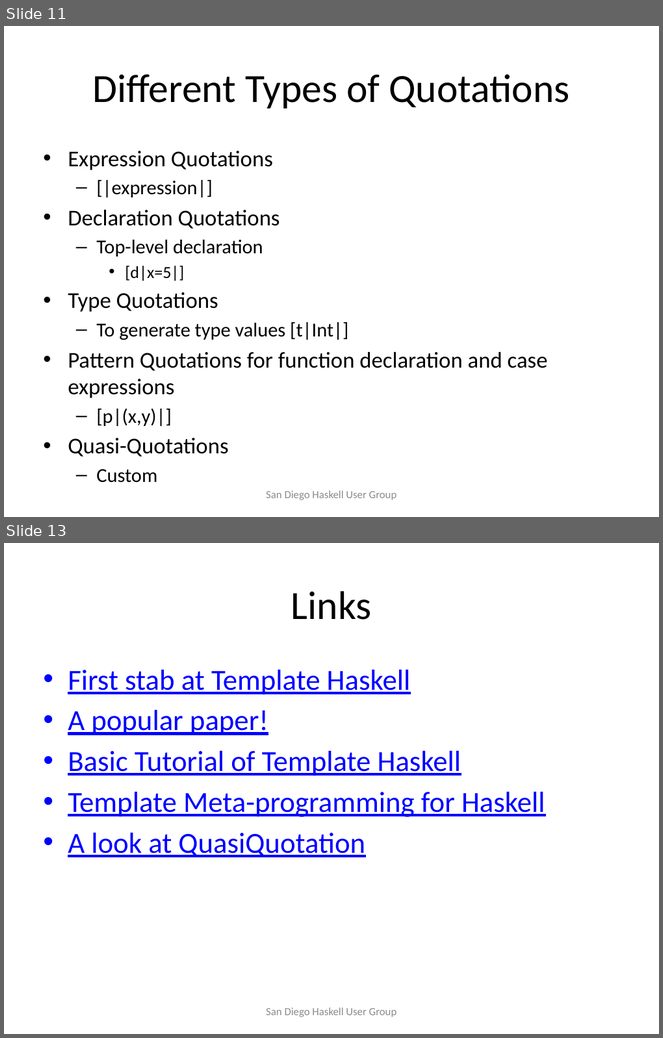
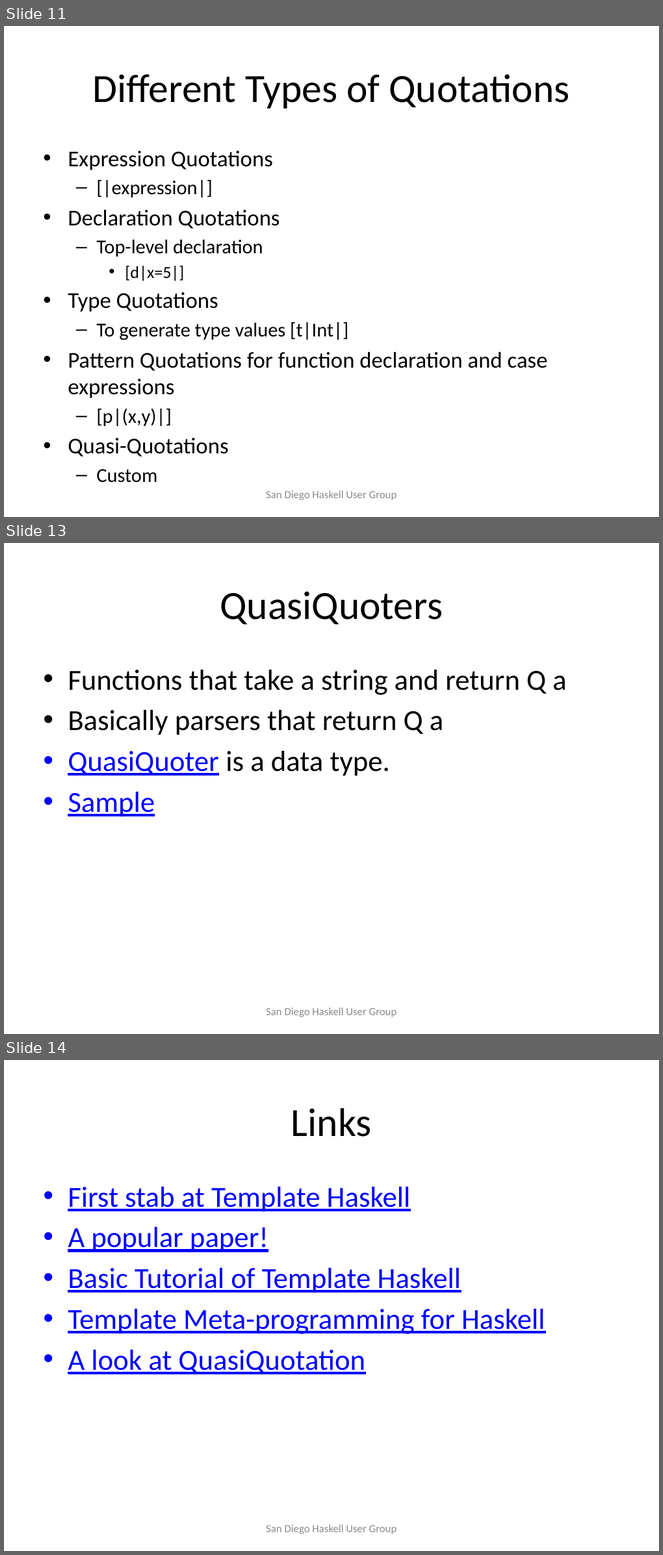
Before and after one commit to ahorjia/MiscHaskell, a slide deck: TH/THPresentation.pptx. Shown one above the other, each under a label of ours: slides 11 and 13 before the commit, slides 11, 13 and 14 after it; the slides between them are not shown. The pictures are 663x1038 and 663x1555 pixels, drawn with LibreOffice and Linux fonts; fonts in the diff are those of the drawing. Boxes give left, top, right and bottom in pixels: in the first picture for what was removed or moved away, otherwise in the second. Text is boxed around its words. In the diff, an @@ line names an element or a change of style, - is before the commit and + after.

Commit message:
Added QQ sample files

```diff
--- a/TH/THPresentation.pptx
+++ b/TH/THPresentation.pptx
@@ slide 13 added at box(4, 543, 659, 1034), background #FFFFFF @@
@@ title added at box(220, 591, 443, 624), 44 pt, text #000000 @@
+QuasiQuoters
@@ text added at box(68, 670, 566, 817), 32 pt, text #000000 @@
+• Functions that take a string and return Q a
+• Basically parsers that return Q a
+• QuasiQuoter is a data type.
+• Sample
@@ text added at box(266, 1008, 397, 1017), 12 pt, text #8C8C8C @@
+San Diego Haskell User Group
@@ what was slide 13 is now slide 14 @@
```
Also in this commit, not shown: 2 slides changed, 2 other files.
